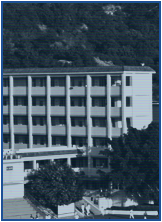
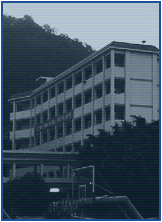
Before/after of a 162px x 222px layered artwork. What changed in the layer stack:
added layer "图层 6" in group "组 2" over [3, 3, 159, 219]
